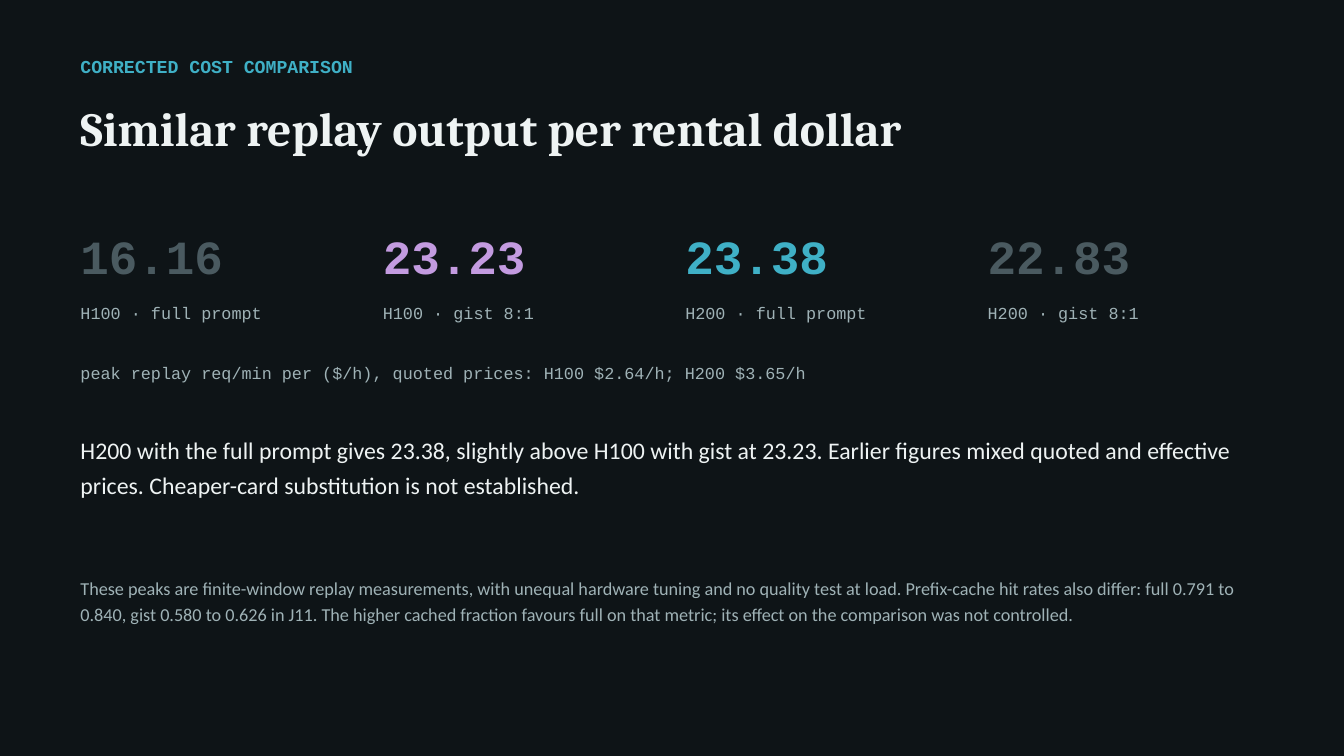
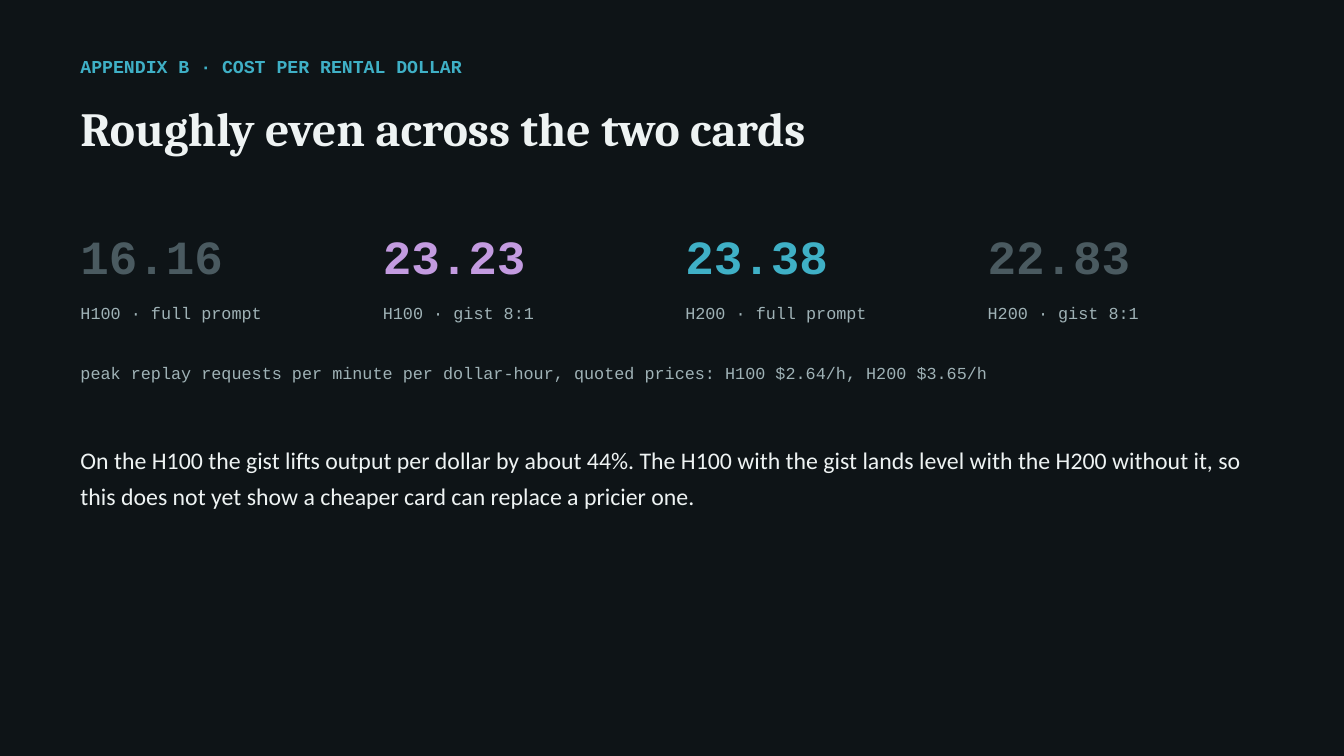
Before and after one commit to arunmenon/gisting-coding-agent, a slide deck: slide 14 of Gisting-CTO-deck.pptx (slide 9 before the commit). Drawn at 1344x756 pixels with LibreOffice and Linux fonts; fonts in the diff are those of the drawing. Boxes give left, top, right and bottom in pixels: in the first picture for what was removed or moved away, otherwise in the second. Text is boxed around its words. In the diff, an @@ line names an element or a change of style, - is before the commit and + after.

Commit message:
Deck: reframe gisting as a Lattice cost pillar
Four-lever cost equation (meta-harness, gisting, adaptive routing,
distillation), recipe with a per-pairing span study as step zero,
portable vs per-pairing split, Jetstream PDLC fit (inner loop, outer
loop, memory), ask for a second harness and model pairing. Run-level
corrections and the per-dollar table move to the appendix. HTML and
PowerPoint rebuilt in sync; white paper content unchanged.

```diff
--- a/Gisting-CTO-deck.pptx
+++ b/Gisting-CTO-deck.pptx
@@ text at (80,61,461,73): text changed @@
-CORRECTED COST COMPARISON
+APPENDIX B · COST PER RENTAL DOLLAR
@@ text at (80,113,805,156): text changed @@
-Similar replay output per rental dollar
+Roughly even across the two cards
@@ text at (80,367,988,383): text changed @@
-peak replay req/min per ($/h), quoted prices: H100 $2.64/h; H200 $3.65/h
+peak replay requests per minute per dollar-hour, quoted prices: H100 $2.64/h, H200 $3.65/h
@@ text at (80,452,1240,509): text changed @@
-H200 with the full prompt gives 23.38, slightly above H100 with gist at 23.23. Earlier figures mixed quoted and effective prices. Cheaper-card substitution is not established.
+On the H100 the gist lifts output per dollar by about 44%. The H100 with the gist lands level with the H200 without it, so this does not yet show a cheaper card can replace a pricier one.
@@ text removed at (80,582,1233,624) @@
-These peaks are finite-window replay measurements, with unequal hardware tuning and no quality test at load. Prefix-cache hit rates also differ: full 0.791 to 0.840, gist 0.580 to 0.626 in J11. The higher cached fraction favours full on that metric; its effect on the comparison was not controlled.
```
Also in this commit, not shown: 6 other slides changed, 8 slides added, 7 slides removed, 4 other files.
